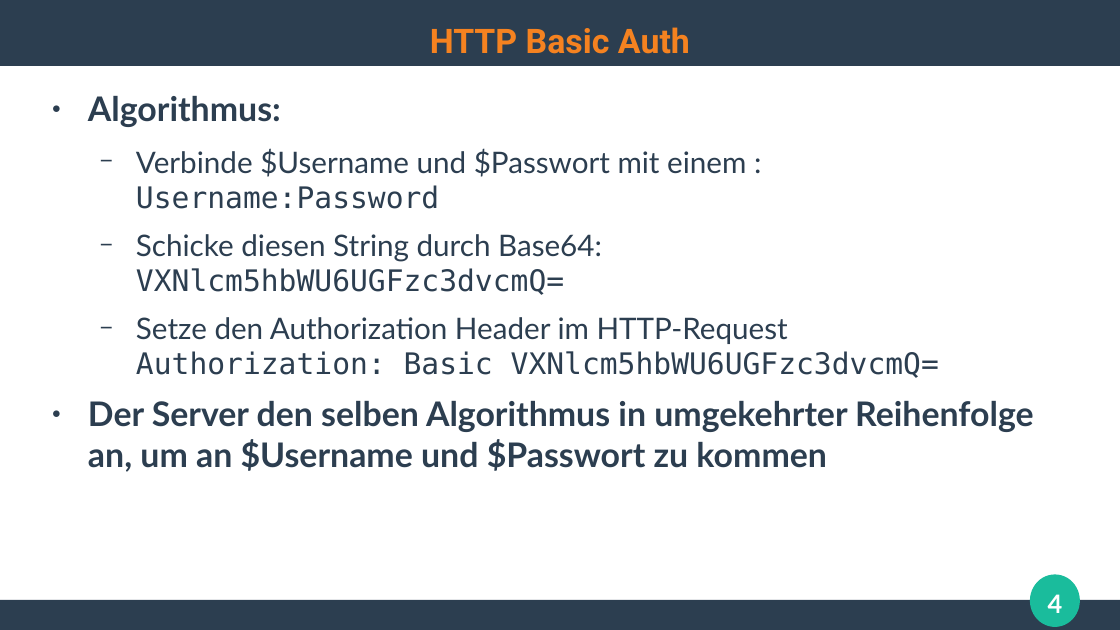
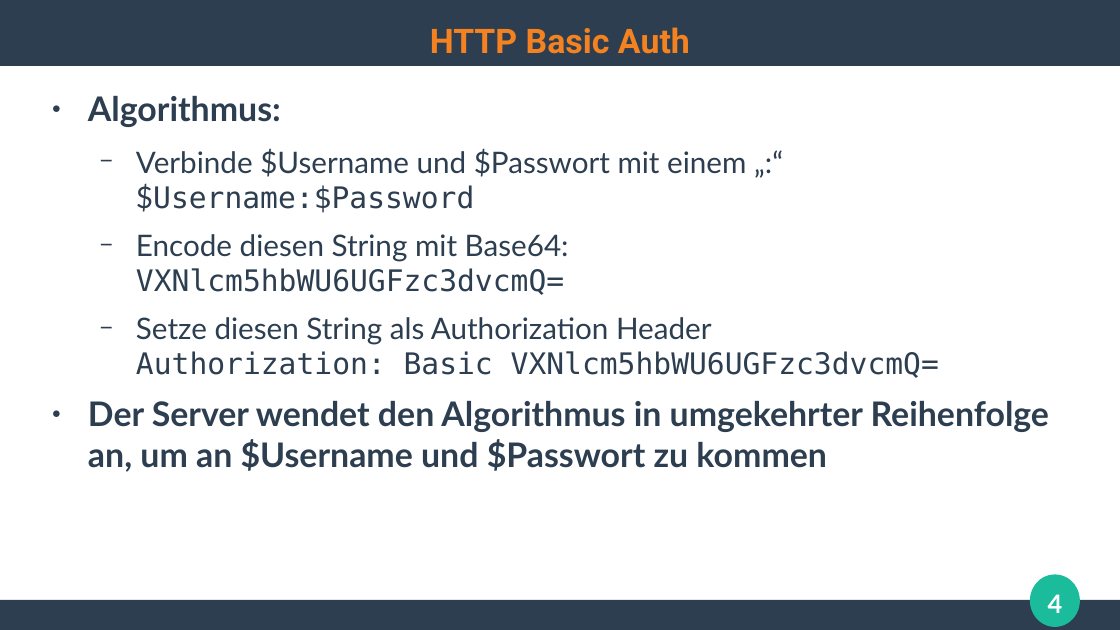
Before and after one commit to ghandmann/HS-AlbSig-WebAnwendungen2, a slide deck: slide 4 of Kapitel/07_Authentication.odp. Drawn at 1120x630 pixels with LibreOffice and Linux fonts; fonts in the diff are those of the drawing. Boxes give left, top, right and bottom in pixels: in the first picture for what was removed or moved away, otherwise in the second. Text is boxed around its words. In the diff, an @@ line names an element or a change of style, - is before the commit and + after.

```diff
--- a/Kapitel/07_Authentication.odp
+++ b/Kapitel/07_Authentication.odp
@@ text at (88, 148, 1049, 472): text changed @@
-  − Verbinde $Username und $Passwort mit einem :
-    Username:Password
-  − Schicke diesen String durch Base64:
-    VXNlcm5hbWU6UGFzc3dvcmQ=
-  − Setze den Authorization Header im HTTP-Request
-    Authorization: Basic VXNlcm5hbWU6UGFzc3dvcmQ=
-● Der Server den selben Algorithmus in umgekehrter Reihenfolge an, um an $Username und $Passwort zu kommen
+  − Verbinde $Username und $Passwort mit einem „:“
+    $Username:$Password
+  − Encode diesen String mit Base64:
+    VXNlcm5hbWU6UGFzc3dvcmQ=
+  − Setze diesen String als Authorization Header
+    Authorization: Basic VXNlcm5hbWU6UGFzc3dvcmQ=
+● Der Server wendet den Algorithmus in umgekehrter Reihenfolge an, um an $Username und $Passwort zu kommen
```
Also in this commit, not shown: 1 other slide changed, 1 other file.
